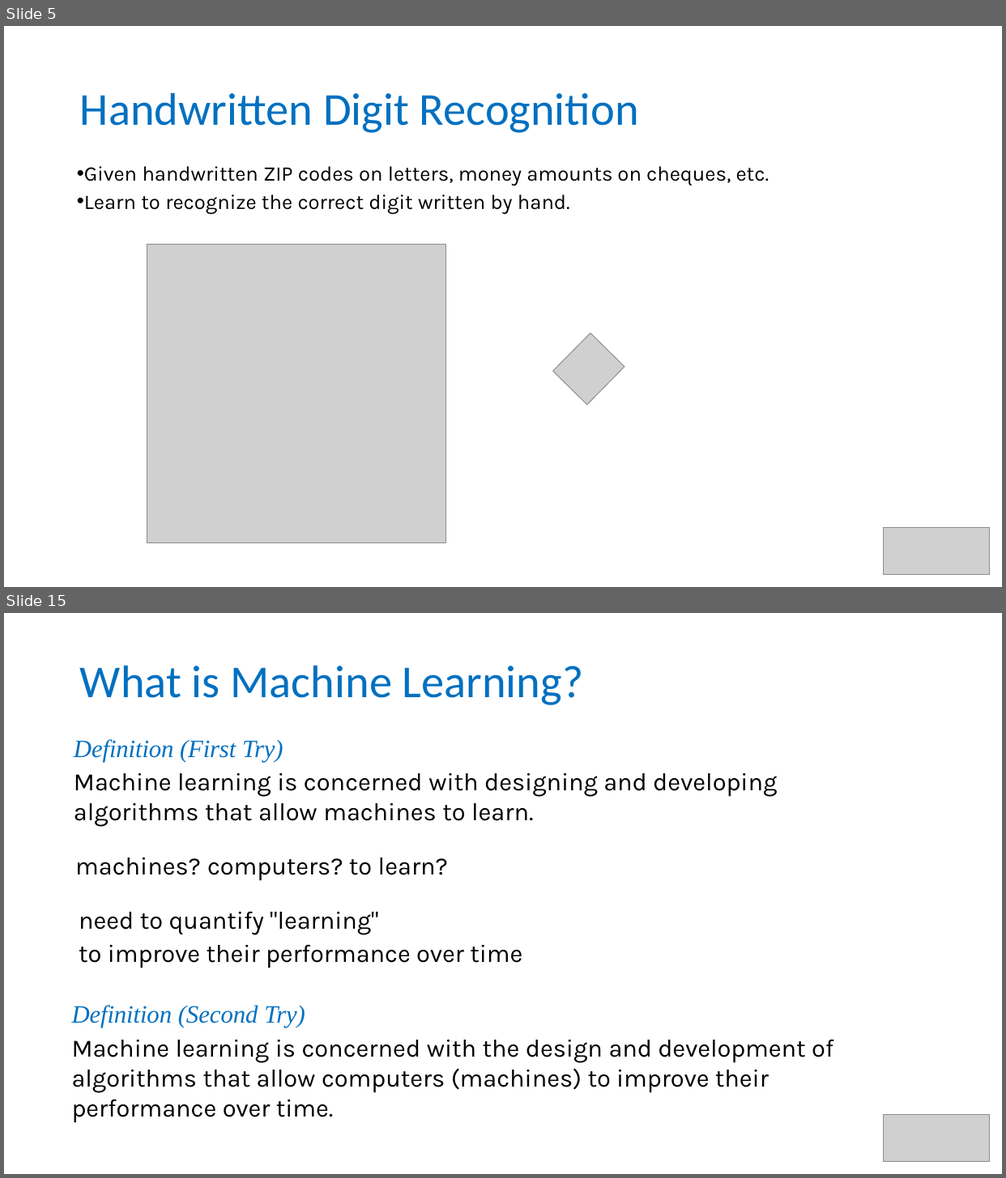
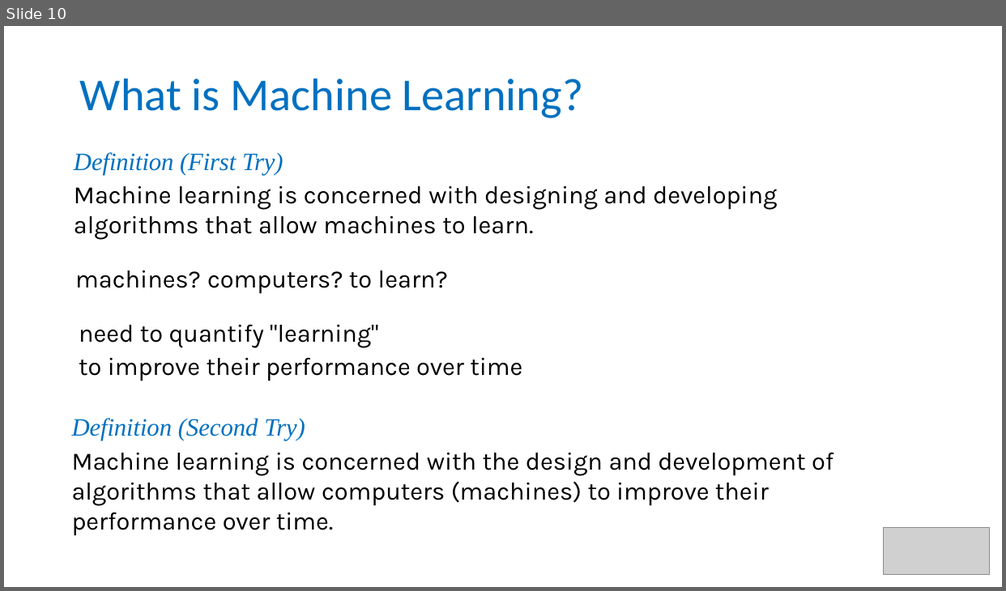
Before and after one commit to tianzheng4/tianzheng4.github.io, a slide deck: _umkc-teaching/slides/Lecture1 - Introduction.pptx. Shown one above the other, each under a label of ours: slides 5 and 15 before the commit, slide 10 after it; the slides between them are not shown. The pictures are 1006x1178 and 1006x591 pixels, drawn with LibreOffice and Linux fonts; fonts in the diff are those of the drawing; grey boxes stand for pictures. Boxes give left, top, right and bottom in pixels: in the first picture for what was removed or moved away, otherwise in the second. Text is boxed around its words. In the diff, an @@ line names an element or a change of style, - is before the commit and + after.

```diff
--- a/_umkc-teaching/slides/Lecture1 - Introduction.pptx
+++ b/_umkc-teaching/slides/Lecture1 - Introduction.pptx
@@ slide 5 removed at [4, 26, 1002, 587], background #FFFFFF @@
@@ title removed at [80, 92, 639, 133] @@
-Handwritten Digit Recognition
@@ text removed at [84, 166, 769, 214] @@
-• Given handwritten ZIP codes on letters, money amounts on cheques, etc.
-• Learn to recognize the correct digit written by hand.
@@ picture removed at [147, 244, 445, 543] @@
@@ group removed at [539, 316, 646, 422]: 12 freeform shapes, 1 picture @@
@@ picture removed at [884, 528, 989, 574] @@
@@ what was slide 15 is now slide 10 @@
```
Also in this commit, not shown: 1 slide changed, 8 slides added, 12 other slides removed, 1 other file.
